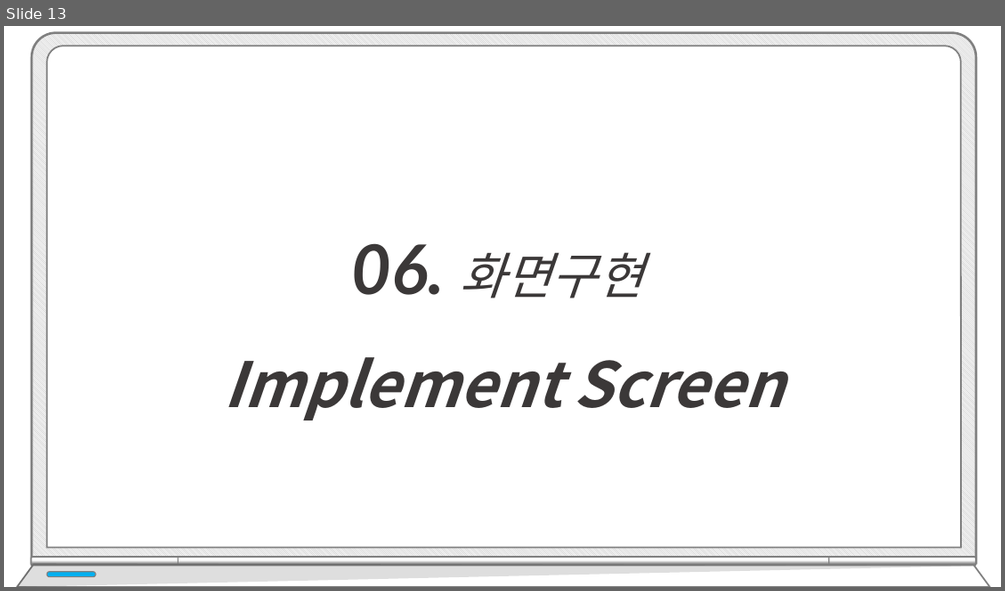
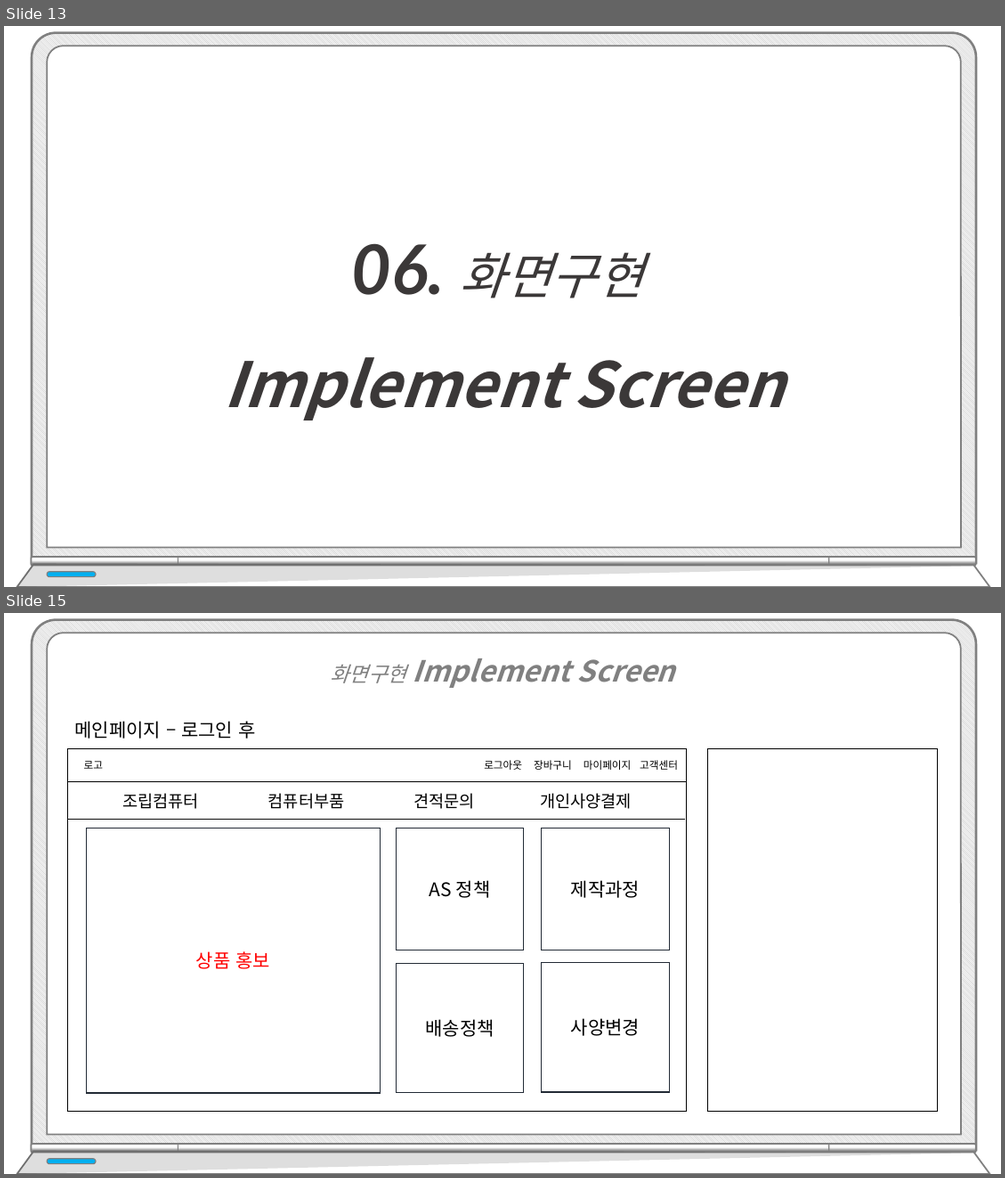
Before and after one commit to hhsw07/ezen-academy-projects, a slide deck: WebContent/발표/프로젝트5.pptx. Shown one above the other, each under a label of ours: slide 13 before the commit, slides 13 and 15 after it; the slides between them are not shown. The pictures are 1005x591 and 1005x1178 pixels, drawn with LibreOffice and Linux fonts; fonts in the diff are those of the drawing. Boxes give left, top, right and bottom in pixels: in the first picture for what was removed or moved away, otherwise in the second. Text is boxed around its words. In the diff, an @@ line names an element or a change of style, - is before the commit and + after.

Commit message:
dd

```diff
--- a/WebContent/발표/프로젝트5.pptx
+++ b/WebContent/발표/프로젝트5.pptx
@@ slide 15 added at box(4, 613, 1001, 1174), background #FFFFFF @@
@@ text added at box(330, 658, 675, 688), 28 pt, text #808080, bold, italic @@
+화면구현 Implement Screen
@@ text added at box(75, 721, 255, 738), 18 pt, text #000000 @@
+메인페이지 – 로그인 후
@@ rectangle added at box(67, 749, 687, 1111), fill #FFFFFF, outline #000000 1 pt @@
@@ rectangle added at box(67, 749, 687, 782), fill #FFFFFF, outline #000000 1 pt @@
@@ text added at box(84, 761, 103, 769), 10 pt, text #000000 @@
+로고
@@ text added at box(484, 760, 678, 770), 10 pt, text #000000 @@
+로그아웃 장바구니 마이페이지 고객센터
@@ rectangle added at box(708, 749, 938, 1111), fill #FFFFFF, outline #000000 1 pt @@
@@ text added at box(122, 793, 631, 809), 16 pt, text #000000 @@
+조립컴퓨터 컴퓨터부품 견적문의 개인사양결제
@@ line added from (67, 819) to (685, 819), #0D0D0D 0.5 pt @@
@@ rectangle added at box(86, 828, 380, 1093), fill #FFFFFF, outline #222A35 1 pt, 18 pt, text #FF0000 @@
+상품 홍보
@@ rectangle added at box(396, 828, 524, 950), fill #FFFFFF, outline #222A35 1 pt, 18 pt, text #000000 @@
+AS 정책
@@ rectangle added at box(542, 828, 670, 950), fill #FFFFFF, outline #222A35 1 pt, 18 pt, text #000000 @@
+제작과정
@@ rectangle added at box(396, 963, 524, 1093), fill #FFFFFF, outline #222A35 1 pt, 18 pt, text #000000 @@
+배송정책
@@ rectangle added at box(542, 963, 670, 1093), fill #FFFFFF, outline #222A35 1 pt, 18 pt, text #000000 @@
+사양변경
@@ group added at box(16, 620, 989, 1174): 5 round same rects, 2 freeform shapes, 1 rounded rectangle @@
```
Also in this commit, not shown: 2 other slides added.
